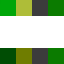
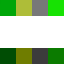
Two versions of the same layered image (w=64, h=64). Layer-by-layer changes:
painted on "Layer 5" over [32, 0, 64, 16]
